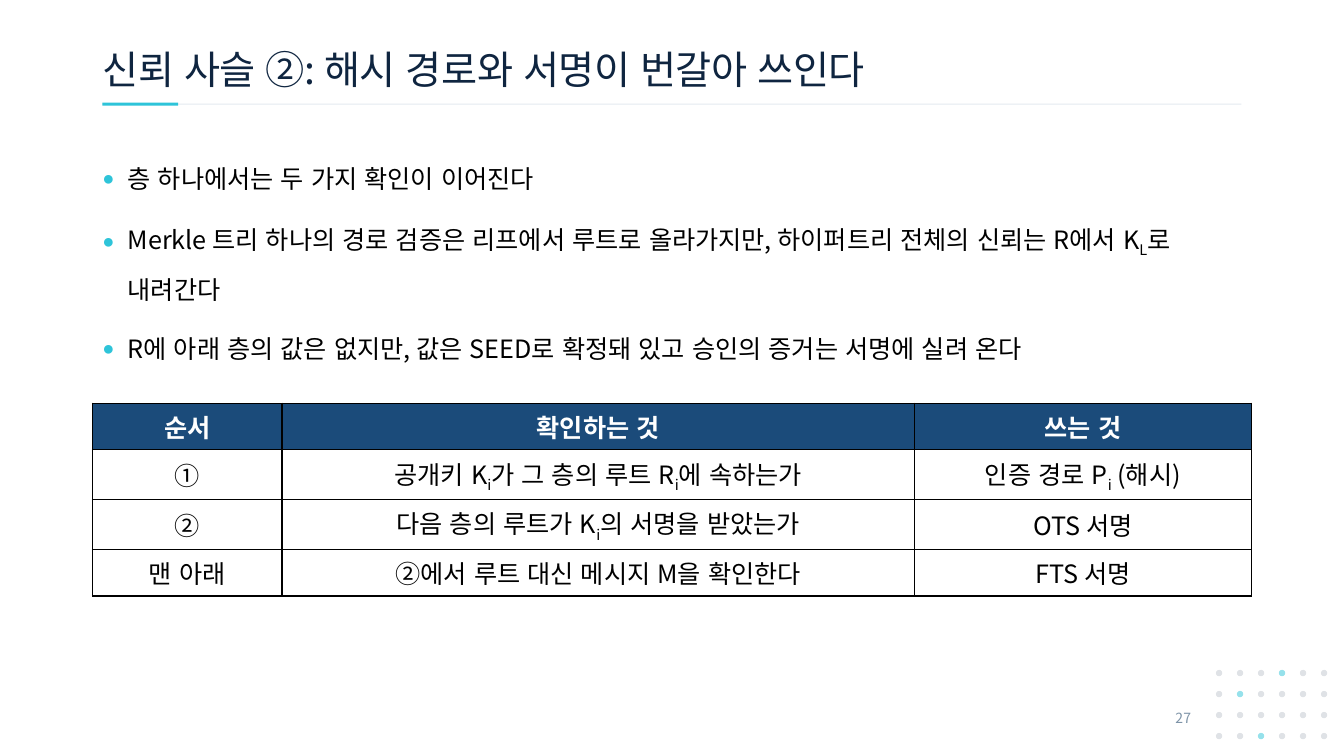
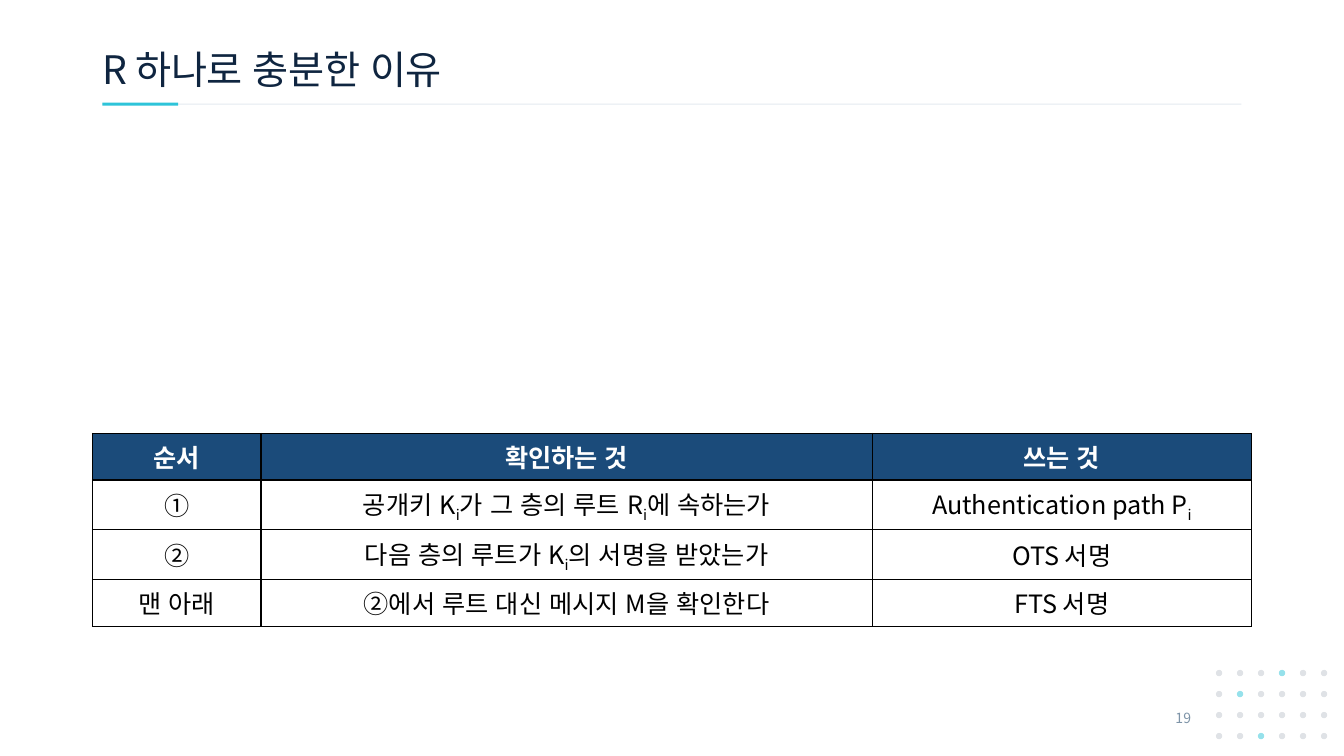
Before and after one commit to giyuubin/PQC, a slide deck: slide 19 of presentation/1007_18_SPHINCS-FTS-and-Virtual-Hypertree.pptx (slide 27 before the commit). Drawn at 1344x756 pixels with LibreOffice and Linux fonts; fonts in the diff are those of the drawing; grey boxes stand for pictures. Boxes give left, top, right and bottom in pixels: in the first picture for what was removed or moved away, otherwise in the second. Text is boxed around its words. In the diff, an @@ line names an element or a change of style, - is before the commit and + after.

```diff
--- a/presentation/1007_18_SPHINCS-FTS-and-Virtual-Hypertree.pptx
+++ b/presentation/1007_18_SPHINCS-FTS-and-Virtual-Hypertree.pptx
@@ title at <box>102,51,442,87</box>: text changed @@
-신뢰 사슬 ②: 해시 경로와 서명이 번갈아 쓰인다
+R 하나로 충분한 이유
@@ text removed at <box>128,167,1116,363</box> @@
-● 층 하나에서는 두 가지 확인이 이어진다
-● Merkle 트리 하나의 경로 검증은 리프에서 루트로 올라가지만, 하이퍼트리 전체의 신뢰는 R에서 KL로 내려간다
-● R에 아래 층의 값은 없지만, 값은 SEED로 확정돼 있고 승인의 증거는 서명에 실려 온다
@@ table at <box>93,434,1251,619</box> @@
-row 2, column 3: 인증 경로 Pi (해시)
+row 2, column 3: Authentication path Pi
@@ table: place and size @@
-table at <box>93,403,1252,589</box>
+table at <box>93,434,1251,619</box>
@@ page number at <box>1175,712,1191,723</box>: text changed @@
-27
+19
```
Also in this commit, not shown: 21 other slides changed, 3 slides added, 8 slides removed.
